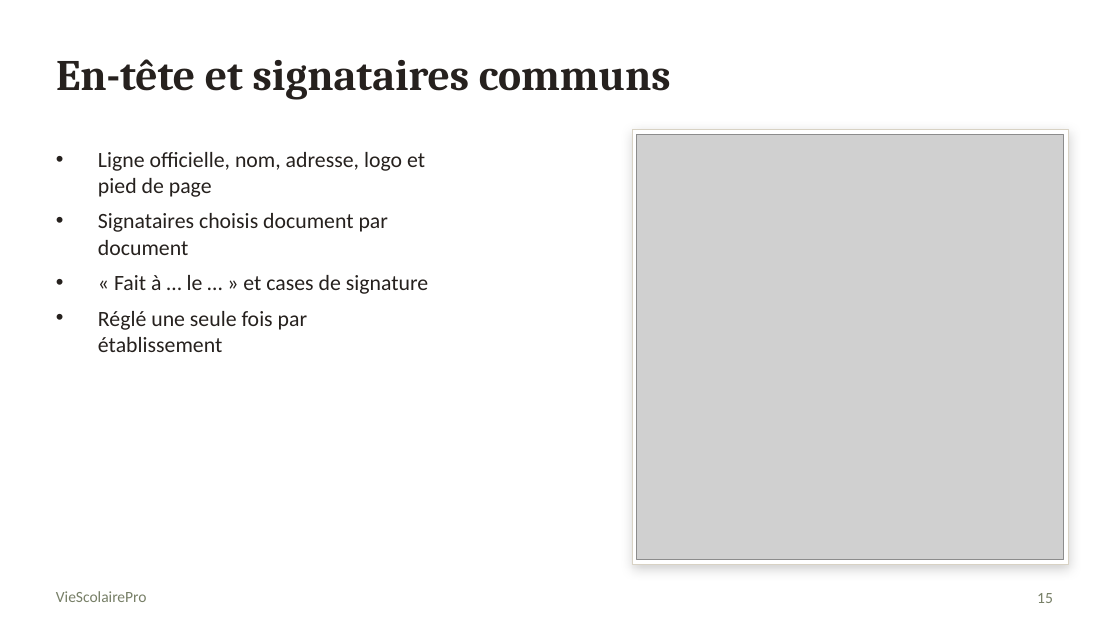
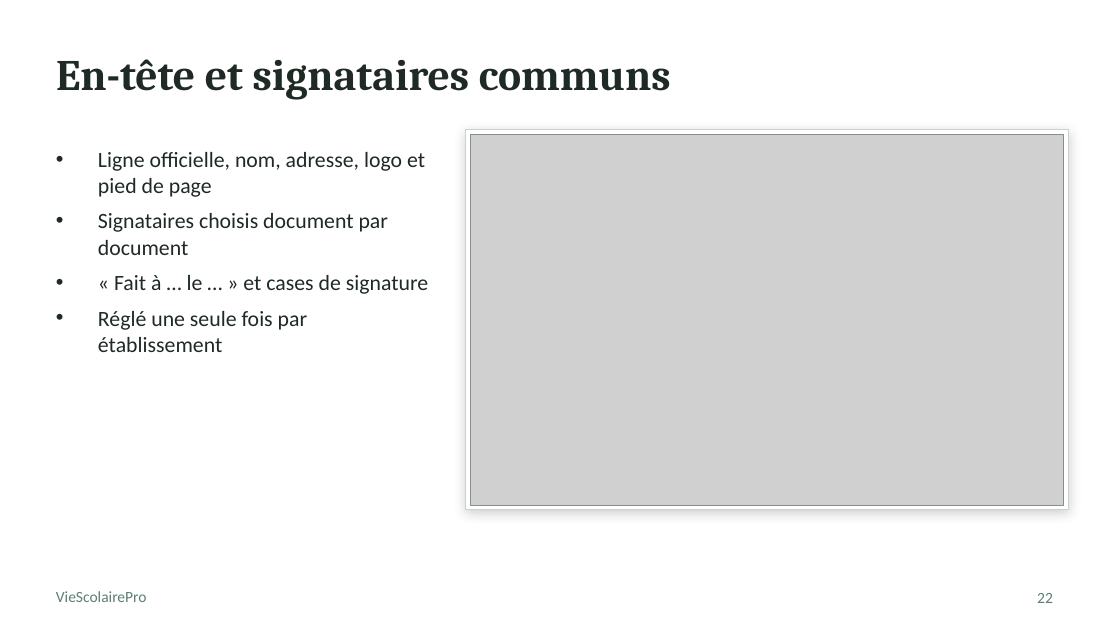
Before and after one commit to selwateaching/academie, a slide deck: slide 22 of presentation/VieScolairePro_presentation.pptx (slide 15 before the commit). Drawn at 1120x630 pixels with LibreOffice and Linux fonts; fonts in the diff are those of the drawing; grey boxes stand for pictures. Boxes give left, top, right and bottom in pixels: in the first picture for what was removed or moved away, otherwise in the second. Text is boxed around its words. In the diff, an @@ line names an element or a change of style, - is before the commit and + after.

```diff
--- a/presentation/VieScolairePro_presentation.pptx
+++ b/presentation/VieScolairePro_presentation.pptx
@@ rectangle: place and size @@
-rectangle at (633,130,1068,564)
+rectangle at (466,130,1068,510)
@@ rectangle at (466,130,1068,510): outline #D8D2C4 0.75 pt to #C9D3CD 0.75 pt @@
@@ picture: place and size @@
-picture at (637,134,1064,560)
+picture at (470,134,1064,505)
@@ text "VieScolairePro" at (56,591,147,602): text colour #777F67 to #5E7F72 @@
@@ page number at (1037,593,1053,603): text changed; text colour #777F67 to #5E7F72 @@
-15
+22
```
Also in this commit, not shown: 17 other slides changed, 17 slides added, 2 slides removed, 42 other files.
